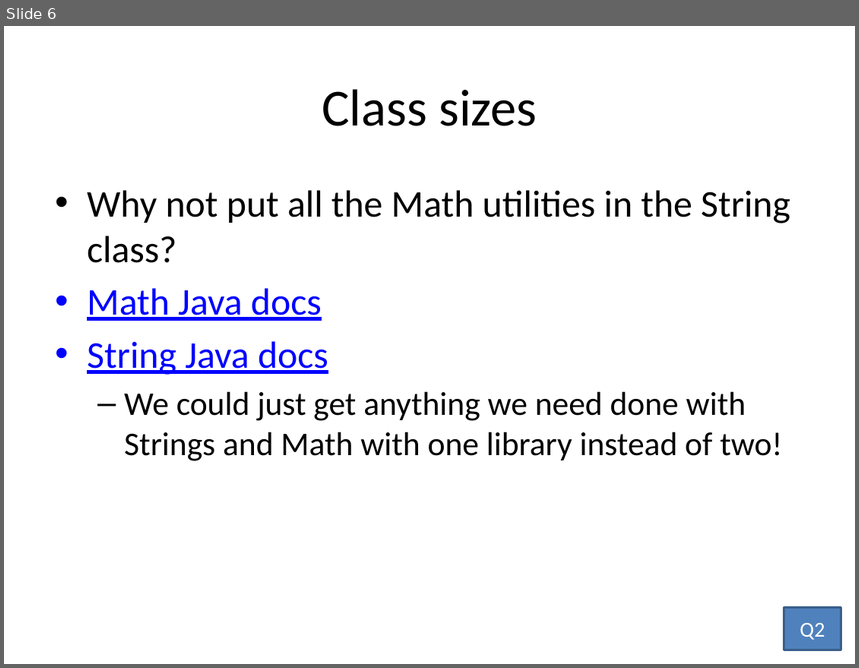
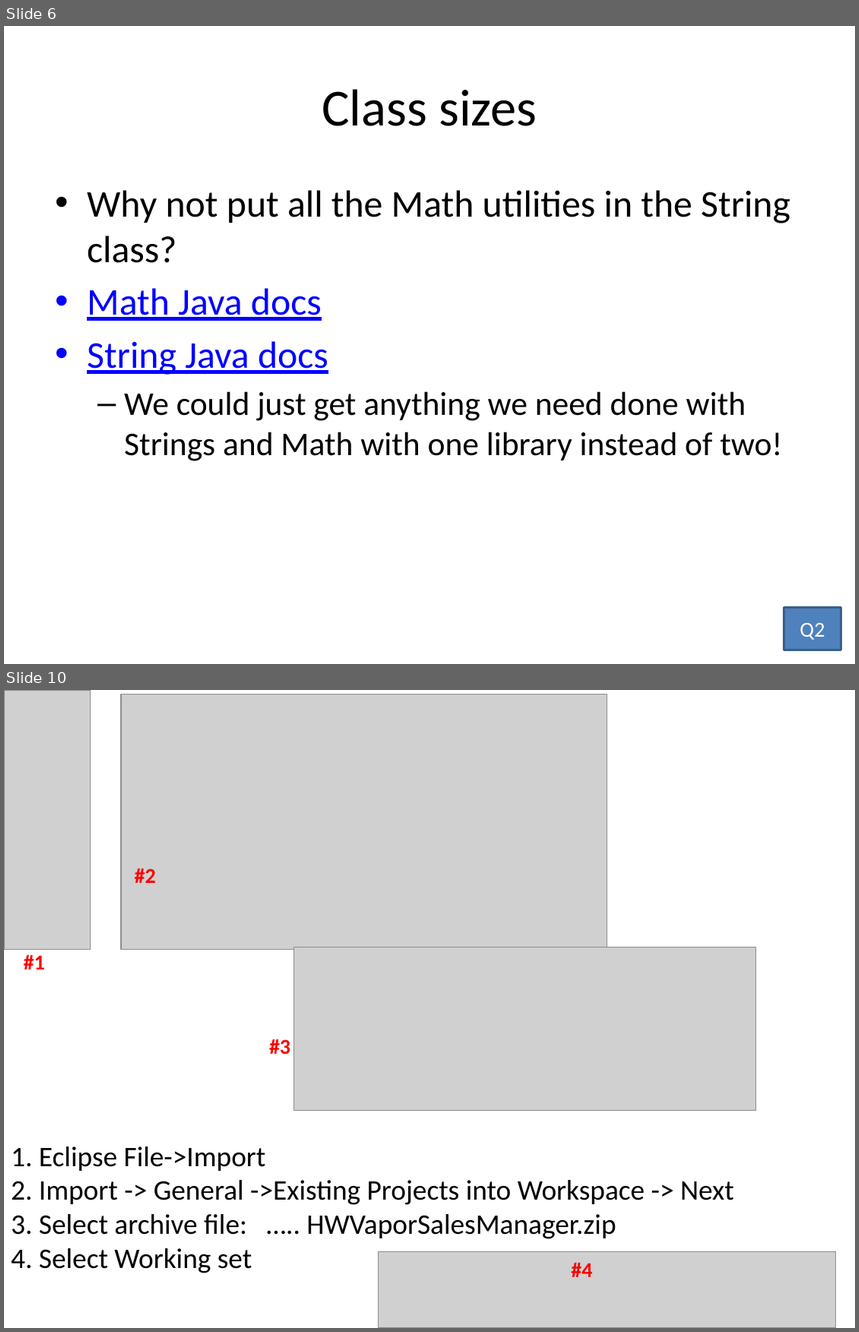
Before and after one commit to RHIT-CSSE/csse220, a slide deck: ClassMaterials/Encapsulation/Slides/Part2-SETechniques-Principle3.pptx. Shown one above the other, each under a label of ours: slide 6 before the commit, slides 6 and 10 after it; the slides between them are not shown. The pictures are 859x668 and 859x1332 pixels, drawn with LibreOffice and Linux fonts; fonts in the diff are those of the drawing; grey boxes stand for pictures. Boxes give left, top, right and bottom in pixels: in the first picture for what was removed or moved away, otherwise in the second. Text is boxed around its words. In the diff, an @@ line names an element or a change of style, - is before the commit and + after.

```diff
--- a/ClassMaterials/Encapsulation/Slides/Part2-SETechniques-Principle3.pptx
+++ b/ClassMaterials/Encapsulation/Slides/Part2-SETechniques-Principle3.pptx
@@ slide 10 added at <box>4,690,855,1328</box>, background #FFFFFF @@
@@ picture added at <box>4,690,91,950</box> @@
@@ picture added at <box>120,695,607,950</box> @@
@@ text added at <box>135,869,156,883</box>, 18 pt, text #FF0000, bold @@
+#2
@@ text added at <box>24,955,45,970</box>, 18 pt, text #FF0000, bold @@
+#1
@@ picture added at <box>294,947,756,1110</box> @@
@@ text added at <box>269,1040,291,1054</box>, 18 pt, text #FF0000, bold @@
+#3
@@ text added at <box>11,1147,734,1274</box>, 24 pt, text #000000 @@
+  1. Eclipse File->Import
+  2. Import -> General ->Existing Projects into Workspace -> Next
+  3. Select archive file: ….. HWVaporSalesManager.zip
+  4. Select Working set
@@ picture added at <box>379,1252,835,1328</box> @@
@@ text added at <box>571,1263,592,1277</box>, 18 pt, text #FF0000, bold @@
+#4
```
Also in this commit, not shown: 2 slides changed, 2 other slides added, 48 other files.
